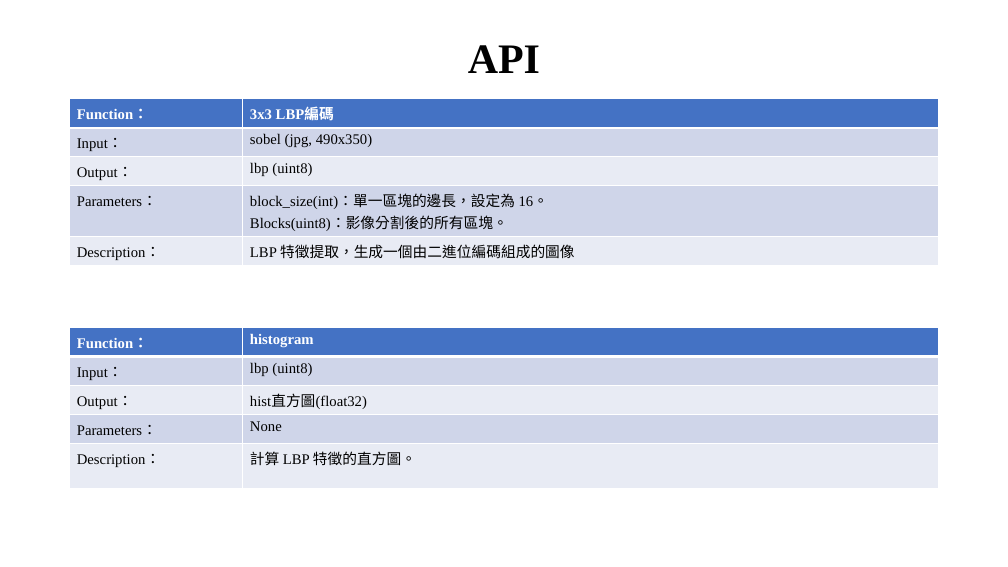
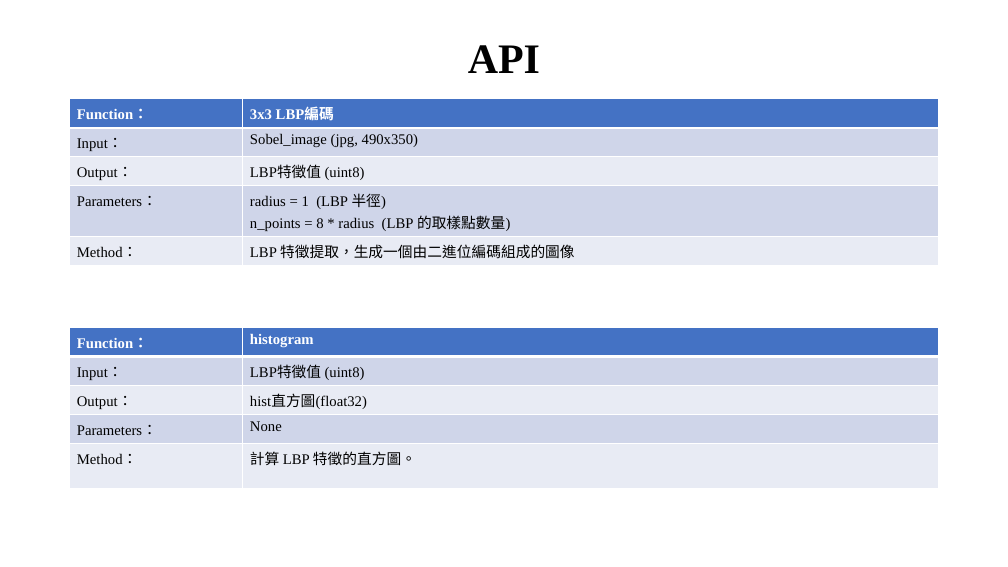
Before and after one commit to xup6tp6u4/Image-processing, a slide deck: slide 6 of 馬路分割_F112112136_林宸毅.pptx. Drawn at 1008x567 pixels with LibreOffice and Linux fonts; fonts in the diff are those of the drawing; background and template pictures are left out. Boxes give left, top, right and bottom in pixels: in the first picture for what was removed or moved away, otherwise in the second. Text is boxed around its words. In the diff, an @@ line names an element or a change of style, - is before the commit and + after.

```diff
--- a/馬路分割_F112112136_林宸毅.pptx
+++ b/馬路分割_F112112136_林宸毅.pptx
@@ table at [70,99,939,263] @@
-row 2, column 2: sobel (jpg, 490x350)
+row 2, column 2: Sobel_image (jpg, 490x350)
-row 3, column 2: lbp (uint8)
+row 3, column 2: LBP特徵值 (uint8)
-row 4, column 2: block_size(int)：單一區塊的邊長，設定為 16。 / Blocks(uint8)：影像分割後的所有區塊。
+row 4, column 2: radius = 1 (LBP 半徑) n_points = 8 * radius (LBP 的取樣點數量)
-row 5, column 1: Description：
+row 5, column 1: Method：
@@ table at [70,327,939,486] @@
-row 2, column 2: lbp (uint8)
+row 2, column 2: LBP特徵值 (uint8)
-row 5, column 1: Description：
+row 5, column 1: Method：
```
Also in this commit, not shown: 7 other slides changed, 1 slide removed.
